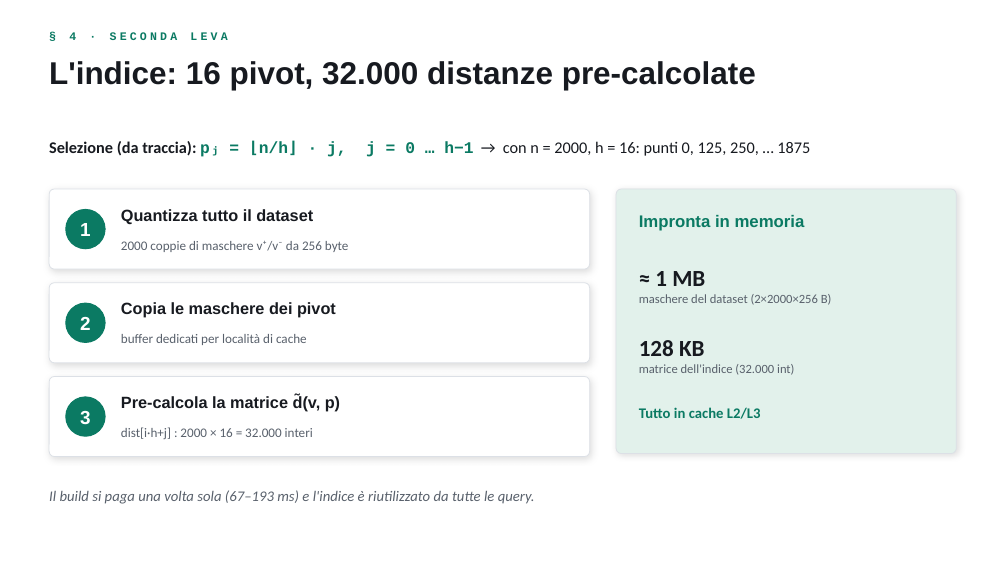
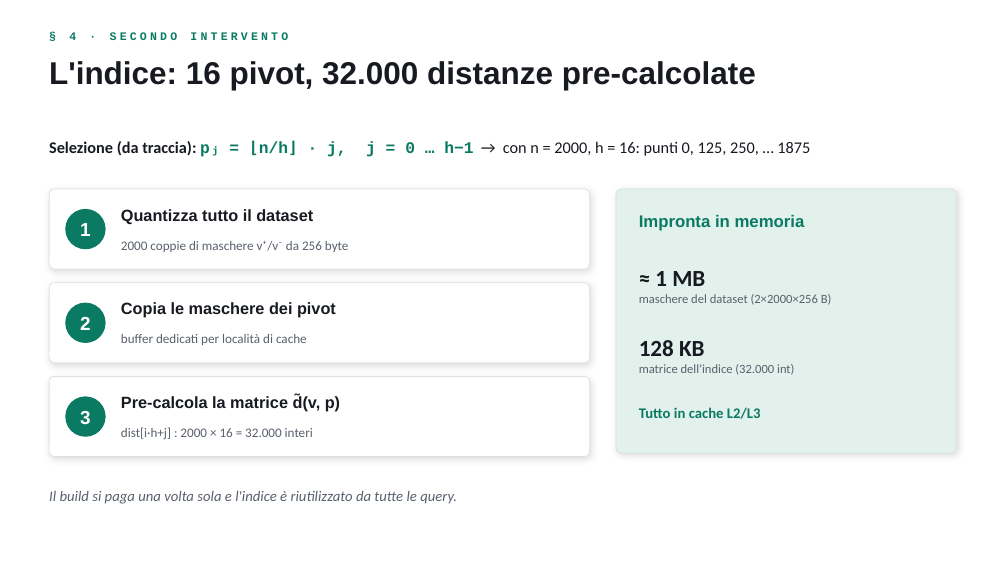
Before and after one commit to Mikidefu/ProgettoKnnArchitetture, a slide deck: slide 5 of doc/Presentazione_Progetto_KNN.pptx. Drawn at 1008x567 pixels with LibreOffice and Linux fonts; fonts in the diff are those of the drawing. Boxes give left, top, right and bottom in pixels: in the first picture for what was removed or moved away, otherwise in the second. Text is boxed around its words. In the diff, an @@ line names an element or a change of style, - is before the commit and + after.

```diff
--- a/doc/Presentazione_Progetto_KNN.pptx
+++ b/doc/Presentazione_Progetto_KNN.pptx
@@ text at (x1=69, y1=32, x2=288, y2=40): text changed @@
-§ 4 · SECONDA LEVA
+§ 4 · SECONDO INTERVENTO
@@ text at (x1=49, y1=491, x2=457, y2=504): text changed @@
-Il build si paga una volta sola (67–193 ms) e l'indice è riutilizzato da tutte le query.
+Il build si paga una volta sola e l'indice è riutilizzato da tutte le query.
```
Also in this commit, not shown: 7 other slides changed, 1 other file.
